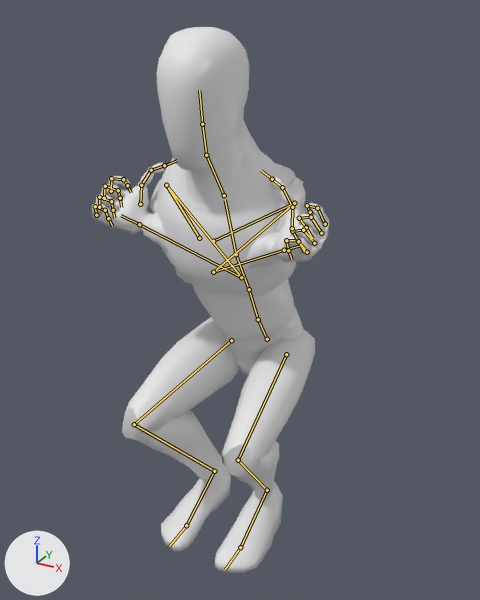
Renders of the glTF model public/models/mannequin.glb from each side of a commit.
Rendered twice from a 50 mm camera at (0.77, -1.355, 1.385) aimed at (0.015, 0.018, 0.699). Lighting does not change. The marker at lower left points along +X, +Y and +Z. The older version comes first. Both versions are drawn at frame 24 of the action 'band-squat'; the numbers are the values there. The bones that change, and the others that lie on the model, are drawn over the model as lines.

Objects in the first picture: 'Mannequin'.
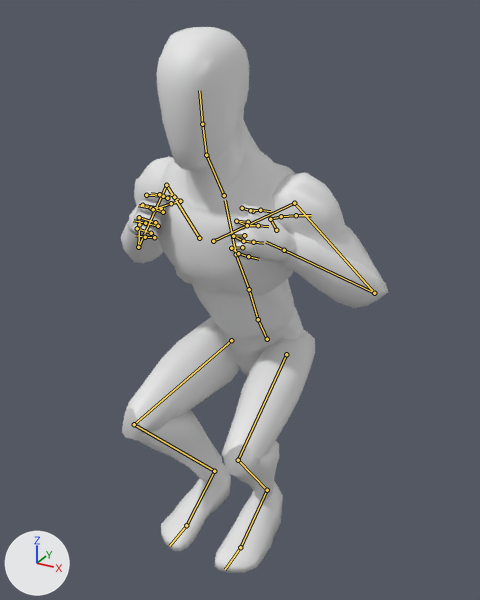
Where the change shows, as pixel boxes (x1, y1, x2, y2) in the pictures (480 x 600 px):
'Mannequin', posed (13% wider): before (92, 27, 329, 573); after (121, 27, 388, 573)
bone 'upperarm_l', root to tip: before (294, 203) to (213, 272); after (294, 203) to (374, 293)
bone 'thumb_01_l', root to tip: before (292, 228) to (292, 207); after (276, 230) to (270, 219)
bone 'thumb_02_l', root to tip: before (292, 207) to (282, 187); after (270, 219) to (281, 216)
bone 'thumb_03_l', root to tip: before (282, 187) to (272, 179); after (281, 216) to (296, 215)
bone 'upperarm_r', root to tip: before (166, 185) to (241, 277); after (166, 185) to (138, 247)
bone 'thumb_01_r', root to tip: before (140, 204) to (141, 185); after (153, 209) to (171, 203)
bone 'thumb_02_r', root to tip: before (141, 185) to (151, 170); after (171, 203) to (180, 201)
bone 'thumb_03_r', root to tip: before (151, 170) to (164, 165); after (180, 201) to (174, 197)

What changed in the scene script:
```text
Change bone_upperarm_l:
    where bone_upperarm_l = bpy.data.objects['Armature'].pose.bones['upperarm_l']  # child of 'clavicle_l'
    bone_upperarm_l.rotation_quaternion: (0.272, -0.185, -0.249, -0.911) -> (0.874, -0.013, -0.171, -0.455)  # degrees (24, -28, -153) -> degrees (8, -18, -56)
Change bone_thumb_01_l:
    where bone_thumb_01_l = bpy.data.objects['Armature'].pose.bones['thumb_01_l']  # child of 'hand_l'
    bone_thumb_01_l.rotation_quaternion: (0.954, -0.003, -0.177, 0.243) -> (0.866, -0.005, -0.295, 0.404)  # degrees (-6, -20, 30) -> degrees (-17, -30, 55)
Change bone_thumb_02_l:
    where bone_thumb_02_l = bpy.data.objects['Armature'].pose.bones['thumb_02_l']  # child of 'thumb_01_l'
    bone_thumb_02_l.rotation_quaternion: (0.954, -0.003, -0.135, 0.269) -> (0.866, -0.006, -0.224, 0.447)  # degrees (-5, -15, 32) -> degrees (-13, -23, 57)
Change bone_thumb_03_l:
    where bone_thumb_03_l = bpy.data.objects['Armature'].pose.bones['thumb_03_l']  # child of 'thumb_02_l'
    bone_thumb_03_l.rotation_quaternion: (0.954, -0.005, -0.113, 0.279) -> (0.866, -0.009, -0.188, 0.463)  # degrees (-4, -12, 33) -> degrees (-12, -19, 58)
Change bone_upperarm_r:
    where bone_upperarm_r = bpy.data.objects['Armature'].pose.bones['upperarm_r']  # child of 'clavicle_r'
    bone_upperarm_r.rotation_quaternion: (0.272, -0.185, 0.249, 0.911) -> (0.874, -0.013, 0.171, 0.455)  # degrees (24, 28, 153) -> degrees (8, 18, 56)
Change bone_thumb_01_r:
    where bone_thumb_01_r = bpy.data.objects['Armature'].pose.bones['thumb_01_r']  # child of 'hand_r'
    bone_thumb_01_r.rotation_quaternion: (0.954, -0.003, 0.177, -0.243) -> (0.866, -0.005, 0.295, -0.404)  # degrees (-6, 20, -30) -> degrees (-17, 30, -55)
Change bone_thumb_02_r:
    where bone_thumb_02_r = bpy.data.objects['Armature'].pose.bones['thumb_02_r']  # child of 'thumb_01_r'
    bone_thumb_02_r.rotation_quaternion: (0.954, -0.003, 0.135, -0.269) -> (0.866, -0.006, 0.224, -0.447)  # degrees (-5, 15, -32) -> degrees (-13, 23, -57)
Change bone_thumb_03_r:
    where bone_thumb_03_r = bpy.data.objects['Armature'].pose.bones['thumb_03_r']  # child of 'thumb_02_r'
    bone_thumb_03_r.rotation_quaternion: (0.954, -0.005, 0.113, -0.279) -> (0.866, -0.009, 0.188, -0.463)  # degrees (-4, 12, -33) -> degrees (-12, 19, -58)
```
